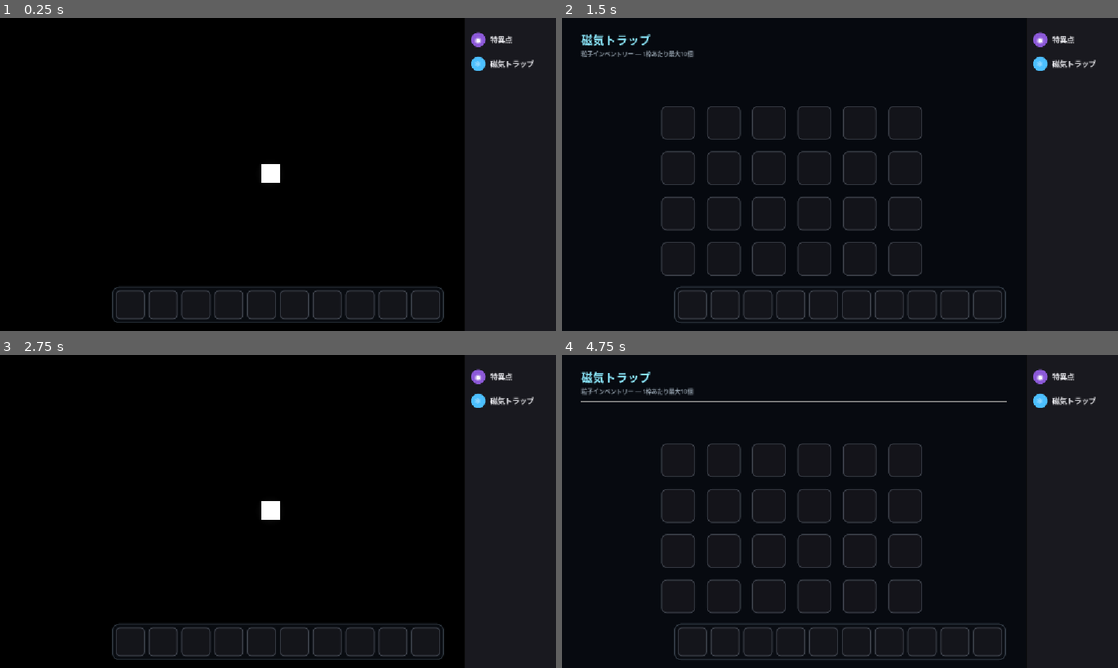
Above: before the commit, frames 1-4 (two rows, left to right).
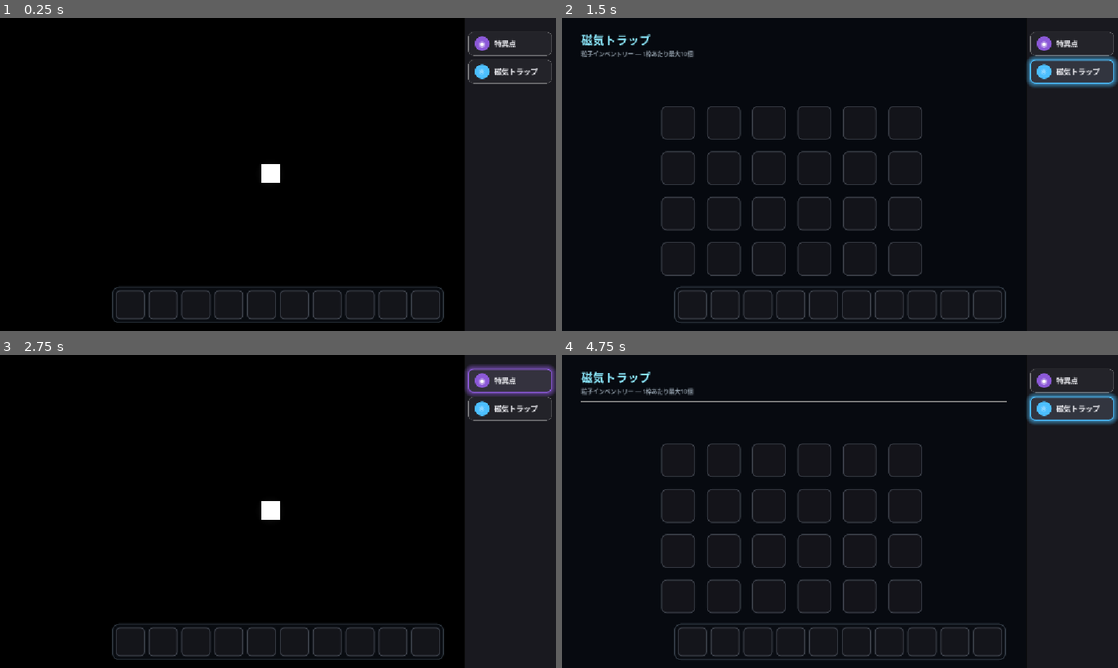
Above: after the commit, the same moments.

Repository: inari080/InariRevolution
Game: Godot game, scene res://main.tscn
Same seed, same stepped clock (60 frames per second), same inputs: the game is played once before the commit and once after it.
Inputs (mouse positions are in pixels of both pictures, inside the frame that each line leads up to; where the layout moved, square brackets give the same spot in the first picture):
- Up to frame 1 (0.25 s): no input
- Up to frame 2 (1.5 s): click (1073, 43) [1073, 39] at 0.5 s; click (1073, 71) [1073, 64] at 1.25 s
- Up to frame 3 (2.75 s): click (511, 380) [511, 376] at 2 s
- Up to frame 4 (4.75 s): click (1073, 408) [1073, 401] at 2.75 s; click (1073, 380) [1073, 376] at 3.5 s; click (1073, 408) [1073, 401] at 4.25 s

The runs differ from the first frame. In frame 1, 0.8% of the frame differs, in the area x 84-100%, y 4-22%; in frame 2, 1.9%; in frame 3, 2.0%, in the area x 83-100%, y 3-22%; in frame 4, 1.9%.

Commit message:
せっかく設定した四角い枠が通常状態で表示されていませんでした。通常時から枠線が見え、ホバーで発光する見た目になるように変更

Diff:
--- a/magnetic_trap_ui.gd
+++ b/magnetic_trap_ui.gd
@@ -27,6 +27,8 @@
 const SIDEBAR_TOP_MARGIN: float = 20.0
 const ROW_HEIGHT: float = 50.0
 const ICON_CIRCLE_SIZE: float = 30.0
+const SIDEBAR_ROW_GAP: float = 8.0
+const SIDEBAR_ROW_PADDING: float = 8.0
 
 # 粒子インベントリー（グリッド画面）
 const GRID_COLUMNS: int = 6
@@ -207,9 +209,14 @@
 	add_child(reserved_column)
 
 	# タブの行を積むコンテナ（帯の上部に配置。下は今後タブが増えるまで空のまま）
+	# ★行と行の間に隙間(SIDEBAR_ROW_GAP)、帯の内側に余白(SIDEBAR_ROW_PADDING)を持たせて
+	#   四角い枠がそれぞれ独立したボタンに見えるようにする
+	var row_count := 2
+	var sidebar_content_height: float = ROW_HEIGHT * row_count + SIDEBAR_ROW_GAP * (row_count - 1) + SIDEBAR_ROW_PADDING * 2
+
 	sidebar_bg = Panel.new()
-	sidebar_bg.custom_minimum_size = Vector2(SIDEBAR_WIDTH, ROW_HEIGHT * 2)
-	sidebar_bg.size = Vector2(SIDEBAR_WIDTH, ROW_HEIGHT * 2)
+	sidebar_bg.custom_minimum_size = Vector2(SIDEBAR_WIDTH, sidebar_content_height)
+	sidebar_bg.size = Vector2(SIDEBAR_WIDTH, sidebar_content_height)
 	sidebar_bg.mouse_filter = Control.MOUSE_FILTER_STOP
 
 	var bg_style := StyleBoxFlat.new()
@@ -218,7 +225,11 @@
 
 	var rows_vbox := VBoxContainer.new()
 	rows_vbox.set_anchors_preset(Control.PRESET_FULL_RECT)
-	rows_vbox.add_theme_constant_override("separation", 0)
+	rows_vbox.offset_left = SIDEBAR_ROW_PADDING
+	rows_vbox.offset_right = -SIDEBAR_ROW_PADDING
+	rows_vbox.offset_top = SIDEBAR_ROW_PADDING
+	rows_vbox.offset_bottom = -SIDEBAR_ROW_PADDING
+	rows_vbox.add_theme_constant_override("separation", SIDEBAR_ROW_GAP)
 	sidebar_bg.add_child(rows_vbox)
 
 	# ★【追加】一番上：黒い空間（遊び場）に戻るボタン
@@ -232,23 +243,46 @@
 
 # サイドバーに1行追加する（アイコン丸バッジ＋テキスト）。押せるButtonを返す。
 # ★スタイル(通常時/選択時)はボタン自身にメタデータとして保持する（複数行あっても混ざらないように）
+# ★四角い枠＋ホバー時に icon_color で光る演出つき
 func _add_sidebar_row(parent: VBoxContainer, label_text: String, icon_text: String, icon_color: Color) -> Button:
 	var row := Button.new()
-	row.custom_minimum_size = Vector2(SIDEBAR_WIDTH, ROW_HEIGHT)
+	row.custom_minimum_size = Vector2(0, ROW_HEIGHT)
+	row.size_flags_horizontal = Control.SIZE_EXPAND_FILL
 	row.focus_mode = Control.FOCUS_NONE
-	row.flat = true
+	row.flat = false # ★falseにしないと通常時のスタイル(枠線)が描画されない
 	row.mouse_filter = Control.MOUSE_FILTER_STOP
 
 	var style_normal := StyleBoxFlat.new()
-	style_normal.bg_color = Color(0.13, 0.13, 0.15, 0.0) # 通常時は透明（サイドバー背景がそのまま見える）
-
+	style_normal.bg_color = Color(0.15, 0.15, 0.17, 0.9)
+	style_normal.border_color = Color(1.0, 1.0, 1.0, 0.12)
+	style_normal.set_border_width_all(1)
+	style_normal.corner_radius_top_left = 10
+	style_normal.corner_radius_top_right = 10
+	style_normal.corner_radius_bottom_left = 10
+	style_normal.corner_radius_bottom_right = 10
+
+	# ★ホバー時：枠の色をアイコンの色にして、外側に光彩(shadow)を出す＝「光る」演出
 	var style_hover := StyleBoxFlat.new()
-	style_hover.bg_color = Color(1.0, 1.0, 1.0, 0.06)
+	style_hover.bg_color = Color(0.20, 0.20, 0.23, 0.95)
+	style_hover.border_color = icon_color
+	style_hover.set_border_width_all(2)
+	style_hover.corner_radius_top_left = 10
+	style_hover.corner_radius_top_right = 10
+	style_hover.corner_radius_bottom_left = 10
+	style_hover.corner_radius_bottom_right = 10
+	style_hover.shadow_color = Color(icon_color.r, icon_color.g, icon_color.b, 0.55)
+	style_hover.shadow_size = 10
 
 	var style_selected := StyleBoxFlat.new()
 	style_selected.bg_color = Color(0.55, 0.56, 0.58, 1.0)
+	style_selected.border_color = icon_color
+	style_selected.set_border_width_all(2)
 	style_selected.corner_radius_top_left = 10
+	style_selected.corner_radius_top_right = 10
 	style_selected.corner_radius_bottom_left = 10
+	style_selected.corner_radius_bottom_right = 10
+	style_selected.shadow_color = Color(icon_color.r, icon_color.g, icon_color.b, 0.45)
+	style_selected.shadow_size = 8
 
 	row.add_theme_stylebox_override("normal", style_normal)
 	row.add_theme_stylebox_override("hover", style_hover)
@@ -419,6 +453,11 @@
 		panel.position.y = 0.0 if is_open else CLOSED_Y_OFFSET
 		panel.modulate.a = 1.0 if is_open else 0.0
 		panel.mouse_filter = Control.MOUSE_FILTER_STOP if is_open else Control.MOUSE_FILTER_IGNORE
+		# ★重要：閉じている間は visible = false にして完全に入力判定から外す。
+		# modulate.a=0 と mouse_filter=IGNORE だけでは、パネル内の子要素
+		# （グリッドスロットなど、それぞれ独自の mouse_filter=STOP を持つ）が
+		# 透明なまま黒い遊び場のクリックを裏で奪ってしまう。
+		panel.visible = is_open
 
 # --------------------------------------------------------------
 # 開閉トグル（画面切り替え）
@@ -442,6 +481,8 @@
 	if trap_row_button:
 		trap_row_button.add_theme_stylebox_override("normal", trap_row_button.get_meta("style_selected"))
 
+	# ★開く瞬間に visible = true にしてから、フェード＋スライドで見せる
+	panel.visible = true
 	panel.mouse_filter = Control.MOUSE_FILTER_STOP
 
 	# キューブと浮遊中の粒子を隠す（インベントリーバーは常に表示したままにする）
@@ -476,3 +517,7 @@
 	tween.set_ease(Tween.EASE_IN)
 	tween.tween_property(panel, "position:y", CLOSED_Y_OFFSET, ANIM_DURATION)
 	tween.tween_property(panel, "modulate:a", 0.0, ANIM_DURATION)
+
+	# ★フェードアウトが終わってから visible = false にする
+	# （フェード中に visible=false にすると tween が動く前に消えてしまうため）
+	tween.chain().tween_callback(func(): panel.visible = false)
